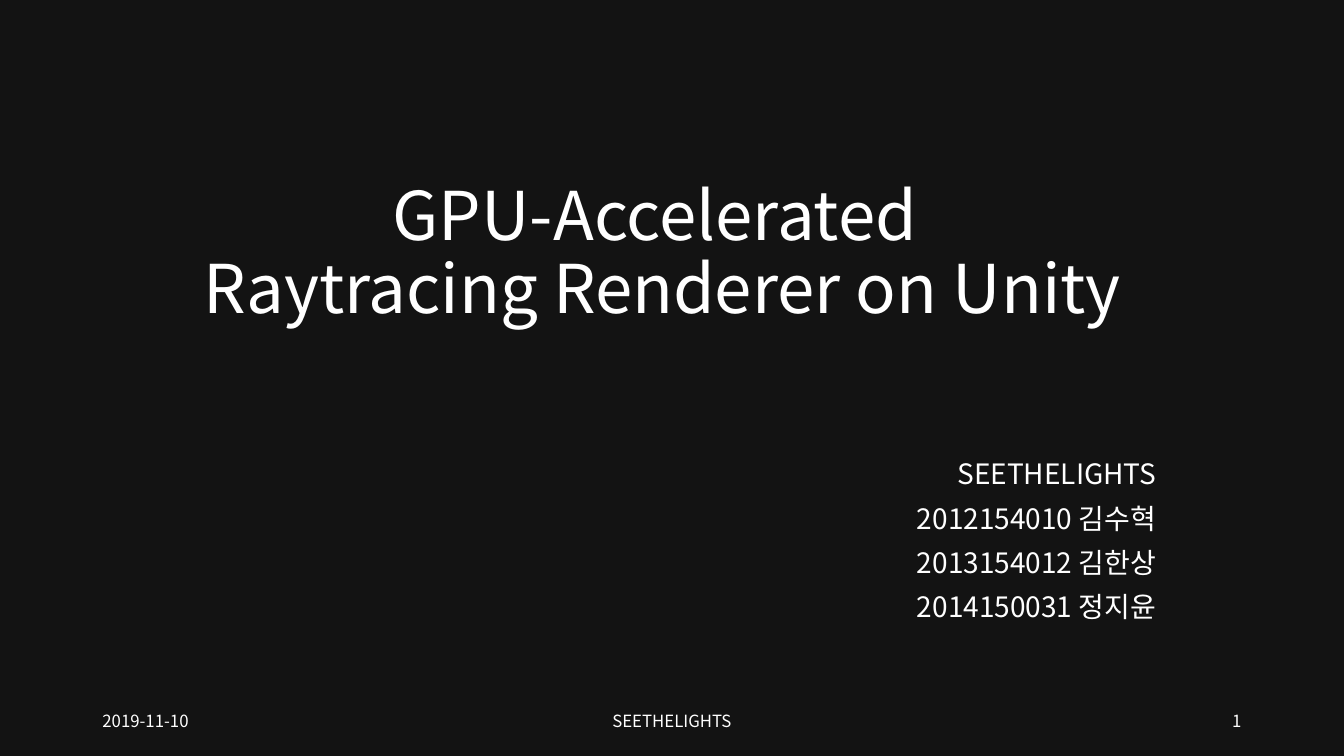
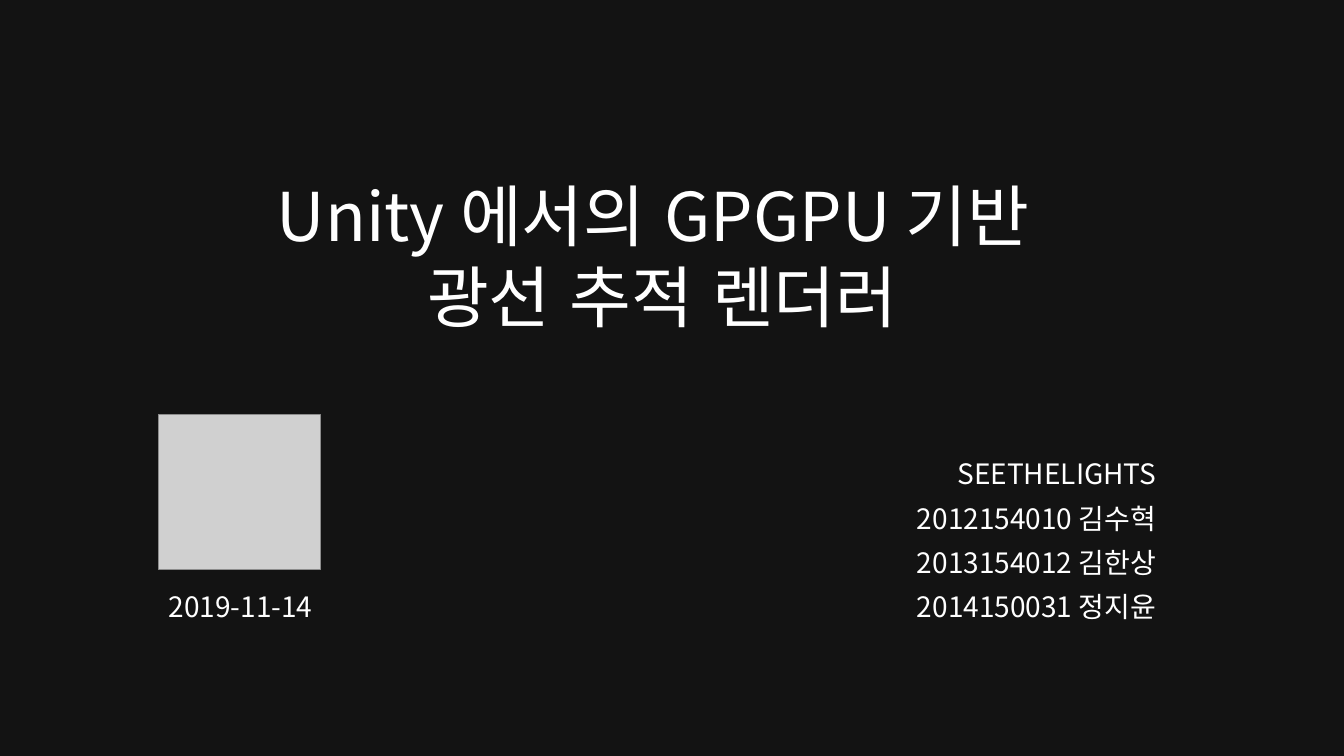
Before and after one commit to SEETHELGIHT/CapstonePlanning, a slide deck: slide 1 of doc/GPU-Accelerated_Ray_Tracing.pptx. Drawn at 1344x756 pixels with LibreOffice and Linux fonts; fonts in the diff are those of the drawing; grey boxes stand for pictures. Boxes give left, top, right and bottom in pixels: in the first picture for what was removed or moved away, otherwise in the second. Text is boxed around its words. In the diff, an @@ line names an element or a change of style, - is before the commit and + after.

```diff
--- a/doc/GPU-Accelerated_Ray_Tracing.pptx
+++ b/doc/GPU-Accelerated_Ray_Tracing.pptx
@@ title at [277, 185, 1030, 328]: text changed @@
-GPU-Accelerated
-Raytracing Renderer on Unity
+Unity 에서의 GPGPU 기반
+광선 추적 렌더러
@@ picture added at [158, 414, 321, 569] @@
@@ text "2019-11-14" at [169, 596, 313, 618]: vertical alignment middle to bottom @@
@@ text at [169, 596, 313, 618]: text changed; size 12 to 20 pt @@
-2019-11-10
+2019-11-14
@@ text removed at [612, 714, 731, 727] @@
-SEETHELIGHTS
@@ page number removed at [1232, 714, 1241, 727] @@
-1
```
Also in this commit, not shown: 19 other slides changed, 5 slides added, 2 slides removed.
